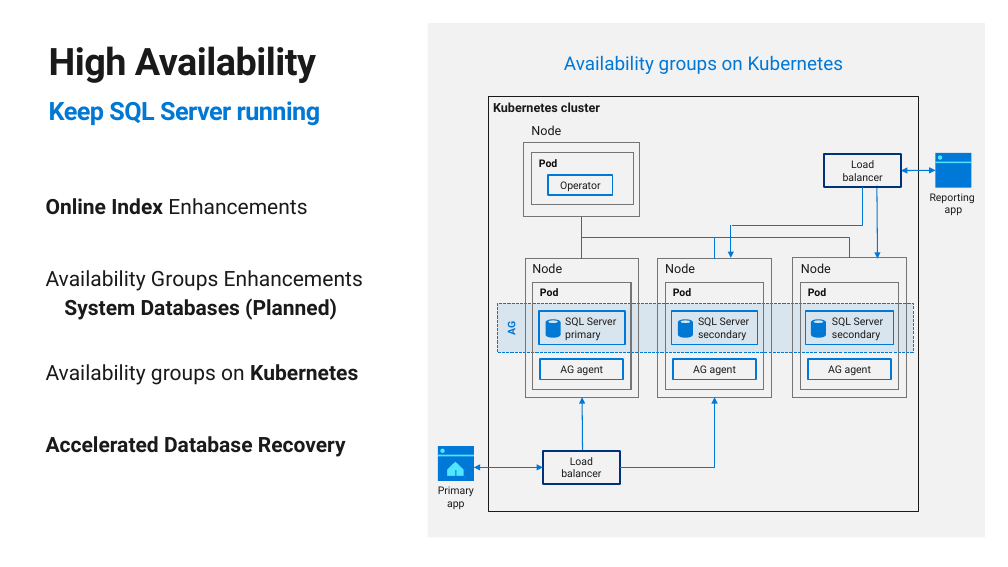
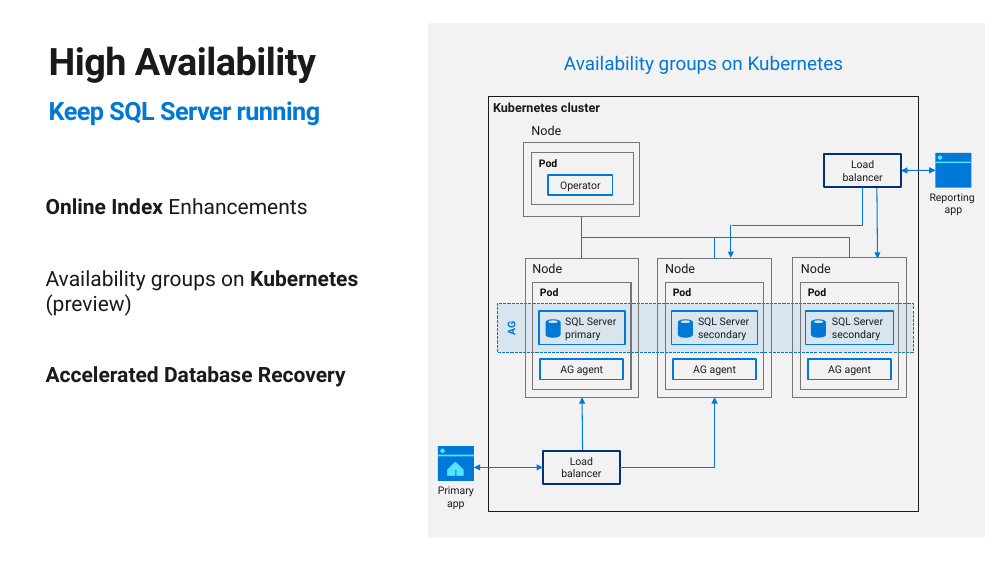
Before and after one commit to microsoft/sqlworkshops, a slide deck: slide 11 of SQLGroundToCloud/slides/SQL Server 2019 Modern Data Platform.pptx. Drawn at 1008x567 pixels with LibreOffice and Linux fonts; fonts in the diff are those of the drawing; background and template pictures are left out. Boxes give left, top, right and bottom in pixels: in the first picture for what was removed or moved away, otherwise in the second. Text is boxed around its words. In the diff, an @@ line names an element or a change of style, - is before the commit and + after.

Commit message:
Update SQL Server 2019 Modern Data Platform.pptx
Updates for slides for Module 2

```diff
--- a/SQLGroundToCloud/slides/SQL Server 2019 Modern Data Platform.pptx
+++ b/SQLGroundToCloud/slides/SQL Server 2019 Modern Data Platform.pptx
@@ text at [46,270,358,316]: text changed @@
-Availability Groups Enhancements
-  System Databases (Planned)
-Availability groups on Kubernetes
+Availability groups on Kubernetes (preview)
```
Also in this commit, not shown: 1 other slide changed.
